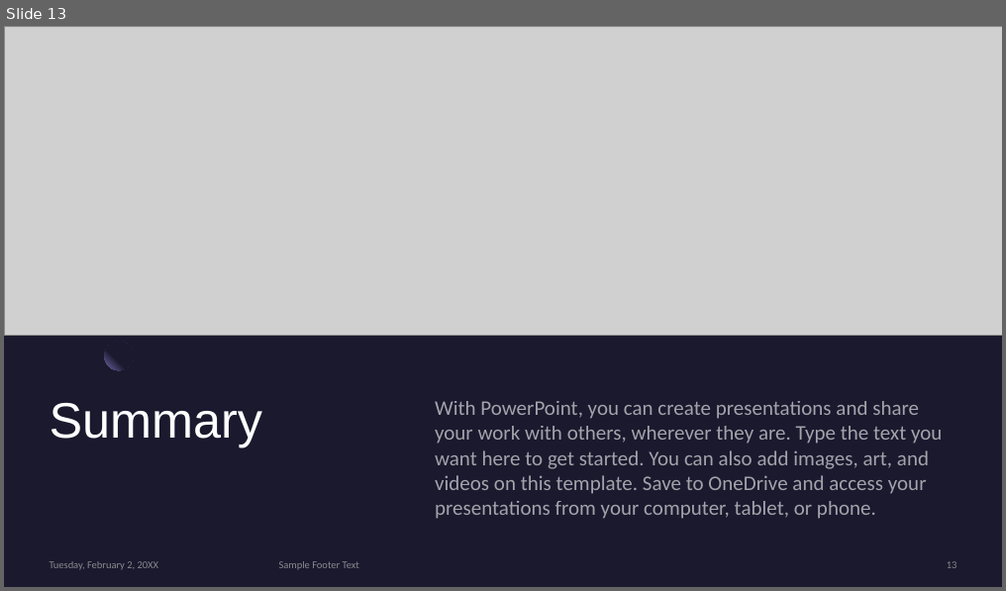
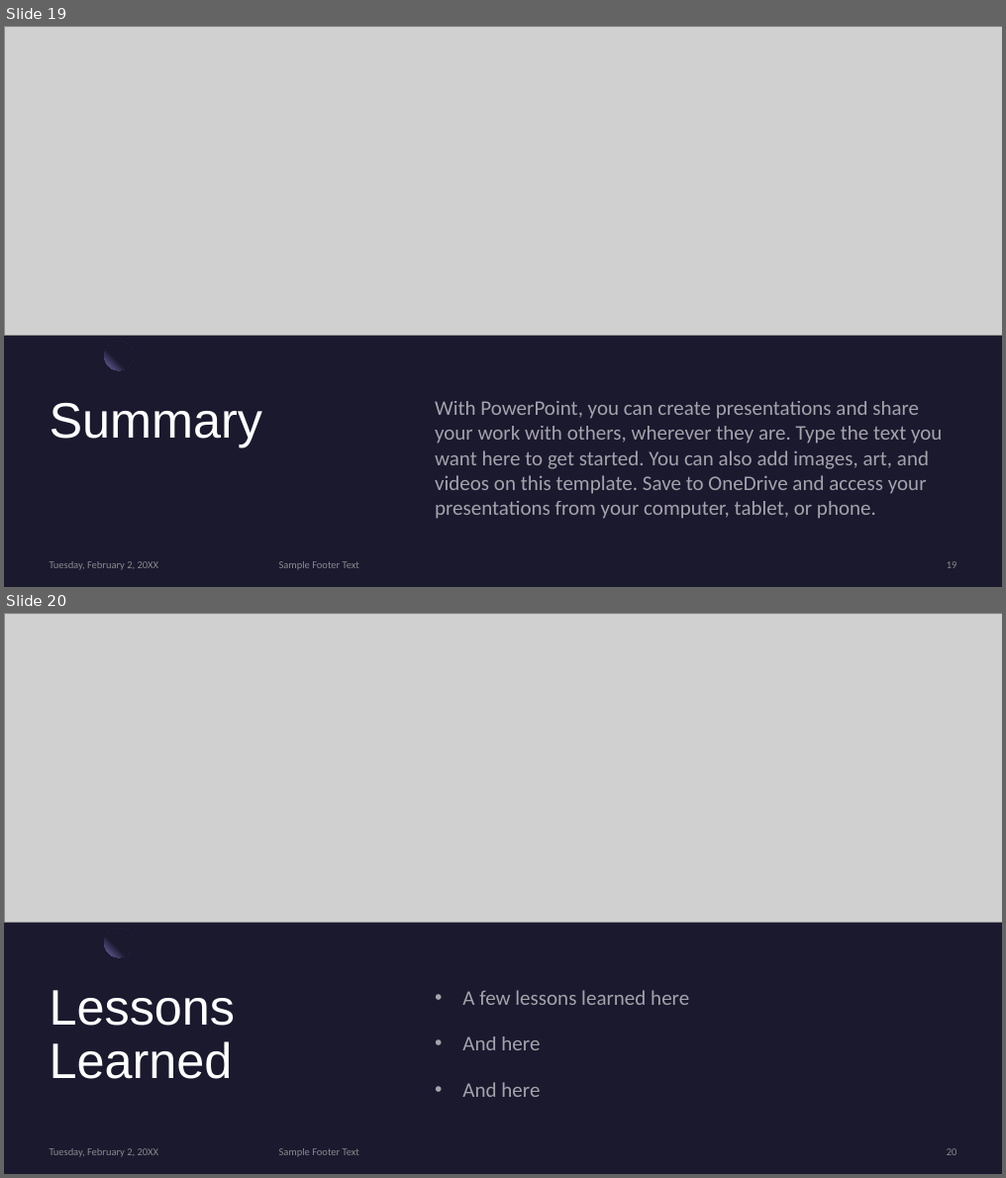
Before and after one commit to CMccormick0003/Data_Science_Salary_Trends, a slide deck: Presentation/draft_presentation_salaries_2023.pptx. Shown one above the other, each under a label of ours: slide 13 before the commit, slides 19 and 20 after it. The pictures are 1006x591 and 1006x1178 pixels, drawn with LibreOffice and Linux fonts; fonts in the diff are those of the drawing; grey boxes stand for pictures. Boxes give left, top, right and bottom in pixels: in the first picture for what was removed or moved away, otherwise in the second. Text is boxed around its words. In the diff, an @@ line names an element or a change of style, - is before the commit and + after.

```diff
--- a/Presentation/draft_presentation_salaries_2023.pptx
+++ b/Presentation/draft_presentation_salaries_2023.pptx
@@ slide 20 added at (x1=4, y1=613, x2=1002, y2=1174), background #1B192E; not listed: 1 template element that a slide beside it also shows @@
@@ picture added at (x1=4, y1=613, x2=1002, y2=922) @@
@@ title added at (x1=50, y1=990, x2=236, y2=1079), 48 pt, text #FFFFFF @@
+Lessons Learned
@@ text added at (x1=462, y1=990, x2=689, y2=1097), 20 pt, text #FFFFFF at 60% opacity @@
+• A few lessons learned here
+• And here
+• And here
@@ text added at (x1=50, y1=1149, x2=159, y2=1157), 10 pt, text #A6A6A6 at 80% opacity @@
+Tuesday, February 2, 20XX
@@ text added at (x1=279, y1=1149, x2=359, y2=1157), 10 pt, text #A6A6A6 at 80% opacity @@
+Sample Footer Text
@@ page number added at (x1=946, y1=1149, x2=957, y2=1156), 10 pt, text #A6A6A6 at 80% opacity @@
+20
@@ what was slide 13 is now slide 19 @@
```
Also in this commit, not shown: 8 slides changed, 6 other slides added, 1 other file.
